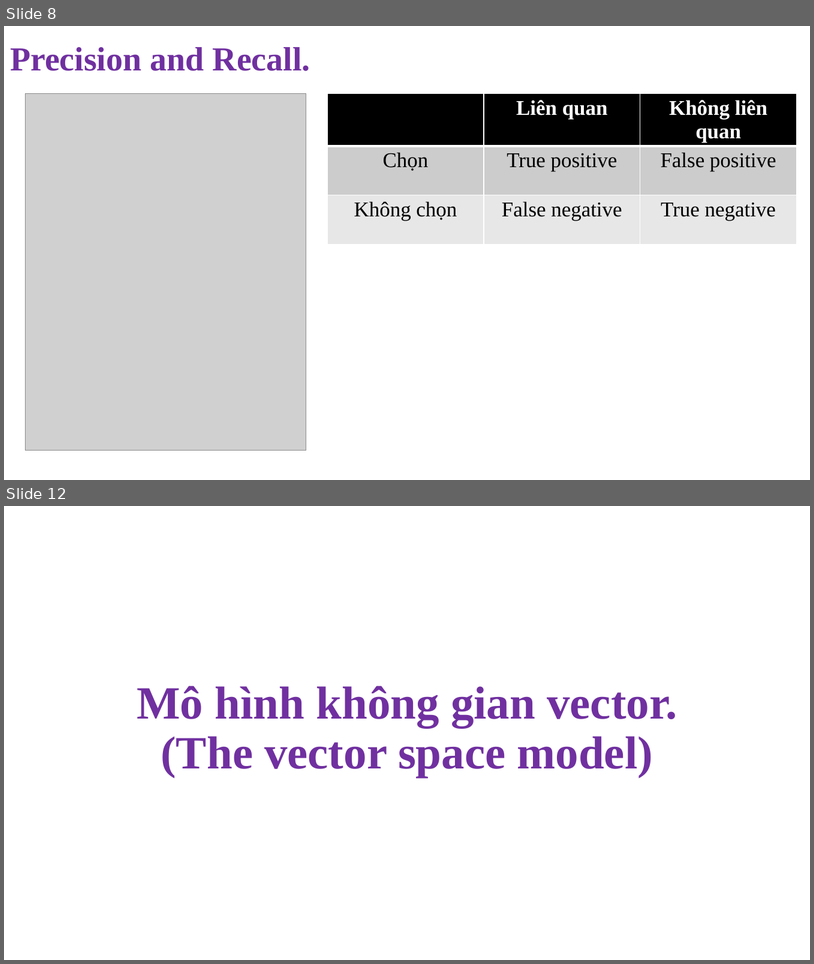
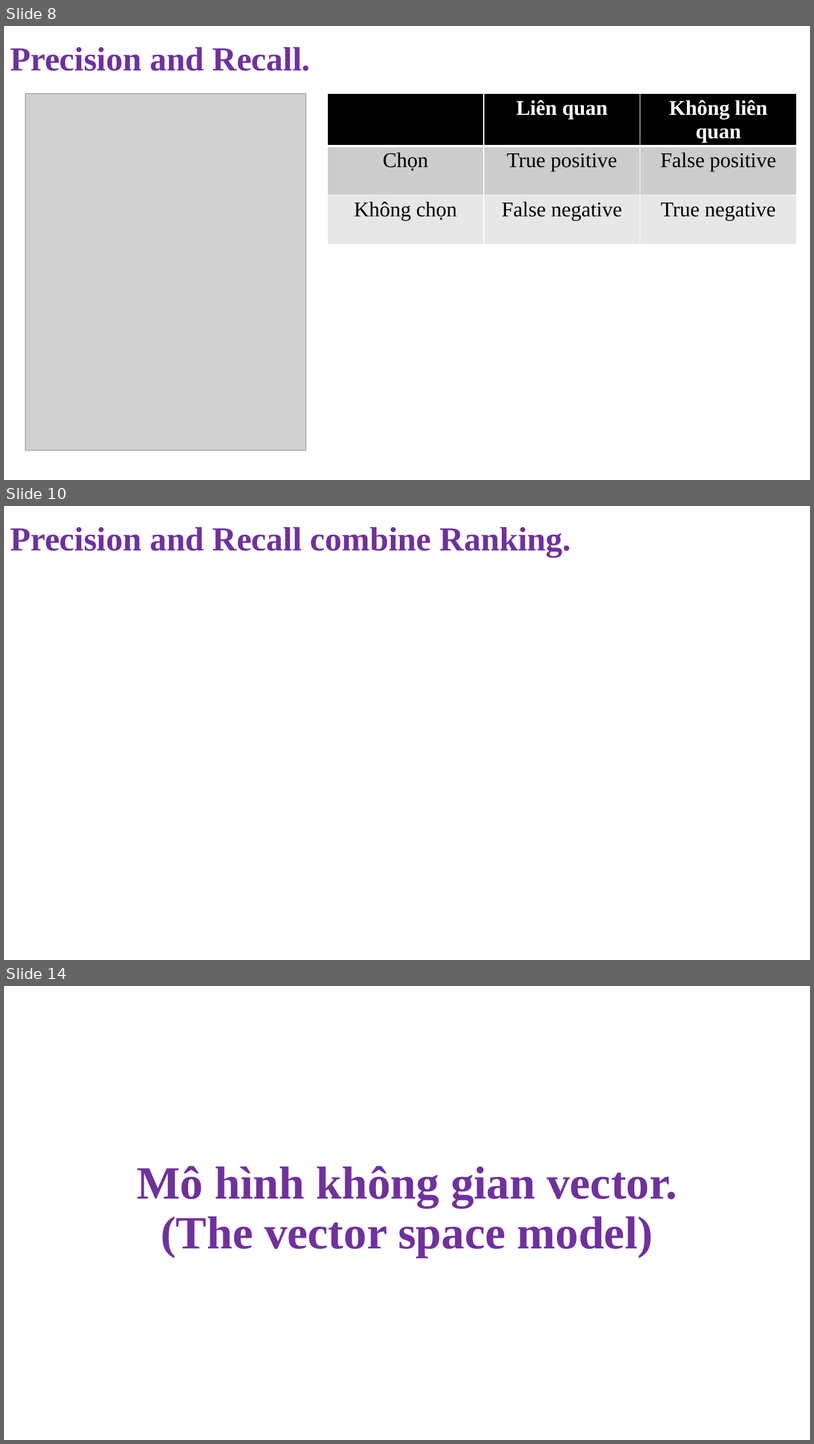
Before and after one commit to NghiLamPhuc/NLP., a slide deck: IR/Presentation1.pptx. Shown one above the other, each under a label of ours: slides 8 and 12 before the commit, slides 8, 10 and 14 after it; the slides between them are not shown. The pictures are 814x964 and 814x1444 pixels, drawn with LibreOffice and Linux fonts; fonts in the diff are those of the drawing; grey boxes stand for pictures. Boxes give left, top, right and bottom in pixels: in the first picture for what was removed or moved away, otherwise in the second. Text is boxed around its words. In the diff, an @@ line names an element or a change of style, - is before the commit and + after.

```diff
--- a/IR/Presentation1.pptx
+++ b/IR/Presentation1.pptx
@@ slide 10 added at box(4, 506, 810, 960), background #FFFFFF @@
@@ text added at box(10, 527, 572, 556), 40 pt, text #7030A0, bold @@
+Precision and Recall combine Ranking.
@@ what was slide 12 is now slide 14 @@
```
Also in this commit, not shown: 5 slides changed, 1 other slide added, 3 other files.
